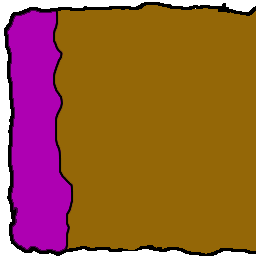
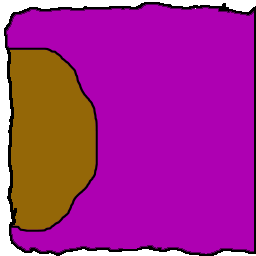
Before/after of a (256, 256) layered artwork. What changed in the layer stack:
hid "NR Middle" over [left=6, top=4, right=256, bottom=254]
added layer "NR Middle-New" above "NR Center" over [left=6, top=4, right=256, bottom=254]
